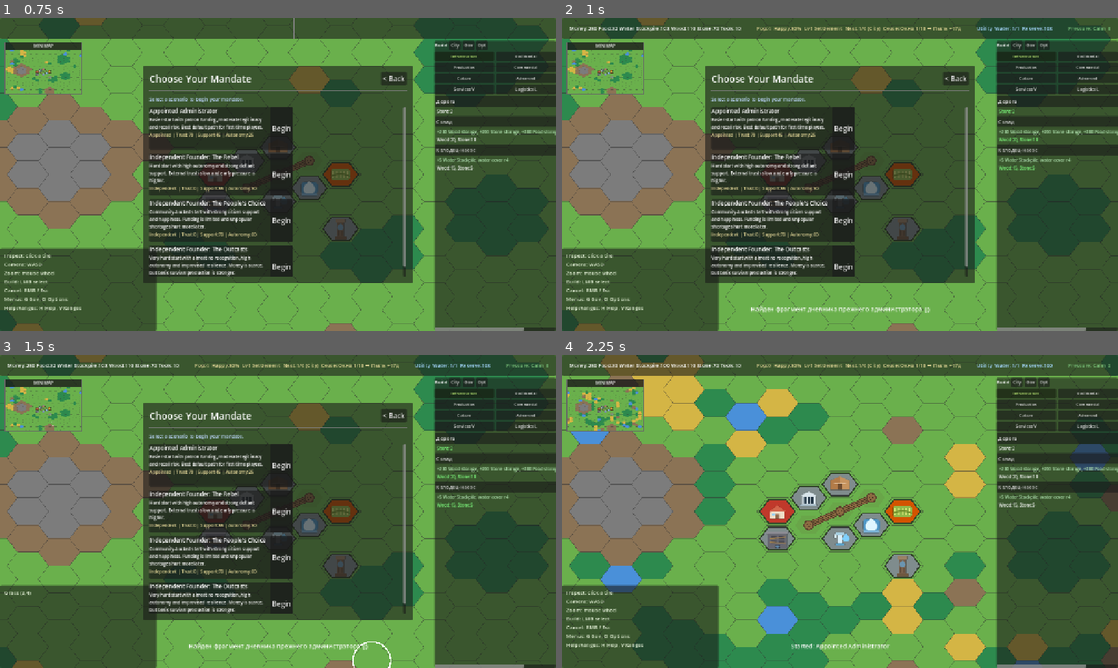
Above: before the commit, frames 1-4 (two rows, left to right).
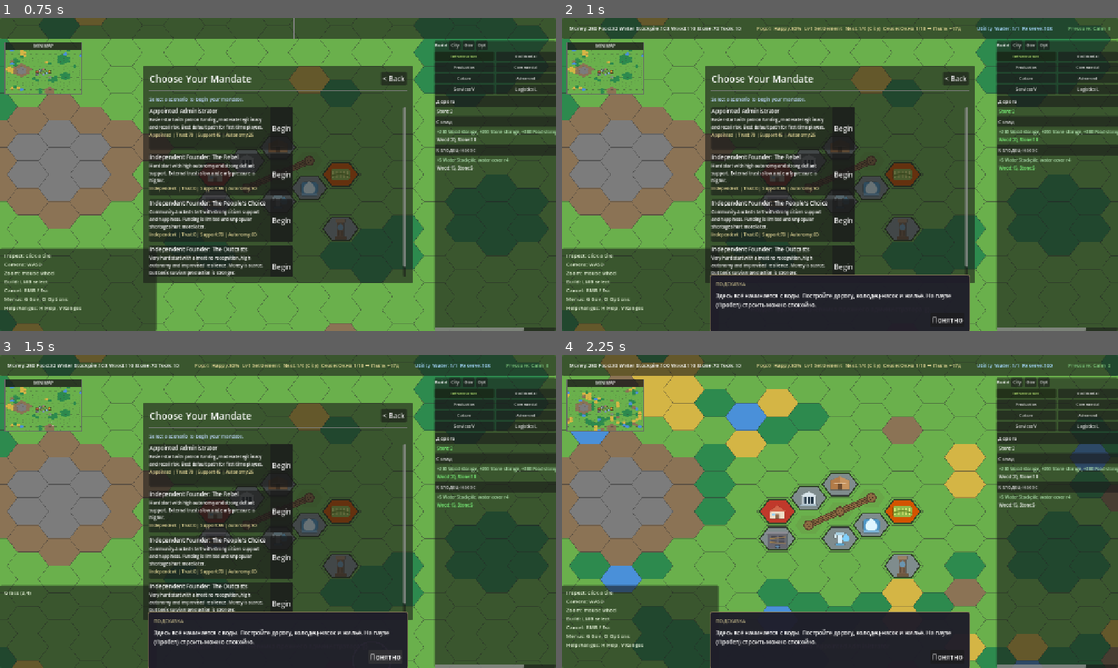
Above: after the commit, the same moments.

Repository: Gaefa/Gamefication
Game: Godot game, scene res://scenes/main.tscn
Two runs of this game, one before a commit and one after it. Both use one fixed random seed, a clock stepped at 60 frames per second and the inputs below.
Inputs (mouse positions are in pixels of both pictures, inside the frame that each line leads up to):
- Up to frame 1 (0.75 s): click "NEW CAMPAIGN" at 0.5 s
- Up to frame 2 (1 s): no input
- Up to frame 3 (1.5 s): click (383, 655) at 1.25 s, where only the run after the commit has a clickable "Понятно"
- Up to frame 4 (2.25 s): click "Begin" at 2 s

Frame 1 is identical in both runs. In frame 2, 8.3% of the frame differs, in the area x 26-74%, y 82-100%; in frame 3, 8.3%; in frame 4, 8.4%.

Commit message:
feat(onboarding): built-in contextual hints (UX_BIBLE §14)
No separate tutorial — short, one-at-a-time, dismissible hints that fire once on
first-time conditions and never repeat (persisted in GameStateStore.onboarding):
welcome (start), water-days (reserve dips), building problem (first issue), Пыль
season (cross-promotes the K season panel and J diary). Hints queue and only pop
while the game is running, so they never fight the desk/crisis/finale.
OnboardingManager is a self-contained autoload (own bottom-center banner).

Co-Authored-By: Claude Opus 4.8 <noreply@anthropic.com>

Diff:
--- a/godot/project.godot
+++ b/godot/project.godot
@@ -30,6 +30,7 @@
 MandateManager="*res://scripts/autoload/mandate_manager.gd"
 DiaryManager="*res://scripts/autoload/diary_manager.gd"
 SeasonPanel="*res://scripts/autoload/season_panel.gd"
+OnboardingManager="*res://scripts/autoload/onboarding_manager.gd"
 SaveService="*res://scripts/autoload/save_service.gd"
 AudioManager="*res://scripts/autoload/audio_manager.gd"
 Localization="*res://scripts/autoload/localization.gd"
--- a/godot/scripts/autoload/game_state_store.gd
+++ b/godot/scripts/autoload/game_state_store.gd
@@ -45,6 +45,7 @@
 		"mandate": _default_mandate(),
 		"climate": _default_climate(),
 		"diary": { "discovered": [] },
+		"onboarding": { "shown": [] },
 		"pressure": {
 			"index": 0.0,
 			"phase": "calm",
@@ -118,6 +119,11 @@
 	if not _state.has("diary"):
 		_state["diary"] = { "discovered": [] }
 	return _state.diary
+
+func onboarding() -> Dictionary:
+	if not _state.has("onboarding"):
+		_state["onboarding"] = { "shown": [] }
+	return _state.onboarding
 
 func events() -> Dictionary:
 	return _state.events
@@ -344,6 +350,10 @@
 		_state["diary"] = { "discovered": [] }
 	elif not (_state.diary as Dictionary).has("discovered"):
 		_state.diary["discovered"] = []
+	if not _state.has("onboarding"):
+		_state["onboarding"] = { "shown": [] }
+	elif not (_state.onboarding as Dictionary).has("shown"):
+		_state.onboarding["shown"] = []
 
 
 func _default_governance() -> Dictionary:
--- /dev/null
+++ b/godot/scripts/autoload/onboarding_manager.gd
@@ -0,0 +1,125 @@
+extends Node
+## OnboardingManager (Autoload)
+## Built-in onboarding (UX_BIBLE §14): no separate tutorial — short contextual hints,
+## one new idea at a time, dismissible, never repeating. Each hint fires once on a
+## first-time condition; "shown" ids persist in GameStateStore.onboarding().
+##
+## Hints are queued and flushed only while the game is running (not over the desk /
+## a crisis card / the finale), so they never fight a modal for attention.
+## Self-contained autoload — owns its own banner, no HUD/main edits.
+
+const HINTS := {
+	"welcome": "Здесь всё начинается с воды. Постройте дорогу, колодец-насос и жильё. На паузе (Пробел) строить можно спокойно.",
+	"water_days": "Вверху — «Воды на N дней»: сколько город протянет при текущем расходе. Не дайте упасть к нулю, особенно перед Пылью.",
+	"building_problem": "Над зданием значок проблемы. Кликните по зданию — игра покажет причину, но чинить решаете вы.",
+	"season_dust": "Сезон Пыли: воды уходит больше, урожай падает. Нажмите K — там прогноз и чек-лист готовности. J — дневник прежнего администратора.",
+}
+
+var _queue: Array[String] = []
+var _active: String = ""
+
+var _layer: CanvasLayer
+var _label: Label
+var _panel: PanelContainer
+
+
+func _ready() -> void:
+	_build_ui()
+	EventBus.new_game_started.connect(func() -> void: _offer("welcome"))
+	EventBus.building_issue_added.connect(func(_coord: Vector2i) -> void: _offer("building_problem"))
+	EventBus.season_changed.connect(func(season_id: String, _d: int, _l: int) -> void:
+		if season_id == "season_dust":
+			_offer("season_dust"))
+	EventBus.tick_finished.connect(_on_tick_finished)
+
+
+func _on_tick_finished(_tick: int) -> void:
+	# Water-days hint: first time the reserve dips into "watch it" territory.
+	if GameStateStore.get_resource("res_water_stockpile") <= 70.0:
+		_offer("water_days")
+	_flush()
+
+
+func _offer(hint_id: String) -> void:
+	if not HINTS.has(hint_id):
+		return
+	if _is_shown(hint_id) or _active == hint_id or _queue.has(hint_id):
+		return
+	_queue.append(hint_id)
+
+
+func _flush() -> void:
+	if _active != "" or _queue.is_empty():
+		return
+	if SimulationRunner.paused:
+		return  # don't pop a hint over the desk / crisis / finale
+	_active = _queue.pop_front()
+	_label.text = HINTS[_active] as String
+	_layer.visible = true
+
+
+func _dismiss() -> void:
+	if _active != "":
+		_mark_shown(_active)
+		_active = ""
+	_layer.visible = false
+	_flush()
+
+
+func _is_shown(hint_id: String) -> bool:
+	return (GameStateStore.onboarding().get("shown", []) as Array).has(hint_id)
+
+
+func _mark_shown(hint_id: String) -> void:
+	var shown: Array = GameStateStore.onboarding().get("shown", []) as Array
+	if not shown.has(hint_id):
+		shown.append(hint_id)
+
+
+func _build_ui() -> void:
+	_layer = CanvasLayer.new()
+	_layer.layer = 120  # above HUD, below diary/season (150) and finale (200)
+	_layer.visible = false
+	add_child(_layer)
+
+	_panel = PanelContainer.new()
+	# Bottom-center, clear of the top resource bar and the right build menu.
+	_panel.anchor_left = 0.5
+	_panel.anchor_right = 0.5
+	_panel.anchor_top = 1.0
+	_panel.anchor_bottom = 1.0
+	_panel.offset_left = -300
+	_panel.offset_right = 300
+	_panel.offset_top = -130
+	_panel.offset_bottom = -40
+	_layer.add_child(_panel)
+
+	var style := StyleBoxFlat.new()
+	style.bg_color = Color(0.12, 0.11, 0.16, 0.96)
+	style.border_color = Color(0.55, 0.5, 0.35)
+	style.set_border_width_all(2)
+	style.set_corner_radius_all(6)
+	style.set_content_margin_all(14)
+	_panel.add_theme_stylebox_override("panel", style)
+
+	var vbox := VBoxContainer.new()
+	vbox.add_theme_constant_override("separation", 10)
+	_panel.add_child(vbox)
+
+	var head := Label.new()
+	head.text = "ПОДСКАЗКА"
+	head.add_theme_font_size_override("font_size", 11)
+	head.add_theme_color_override("font_color", Color(0.7, 0.66, 0.5))
+	vbox.add_child(head)
+
+	_label = Label.new()
+	_label.autowrap_mode = TextServer.AUTOWRAP_WORD_SMART
+	_label.custom_minimum_size = Vector2(572, 0)
+	_label.add_theme_font_size_override("font_size", 13)
+	vbox.add_child(_label)
+
+	var btn := Button.new()
+	btn.text = "Понятно"
+	btn.size_flags_horizontal = Control.SIZE_SHRINK_END
+	btn.pressed.connect(_dismiss)
+	vbox.add_child(btn)
